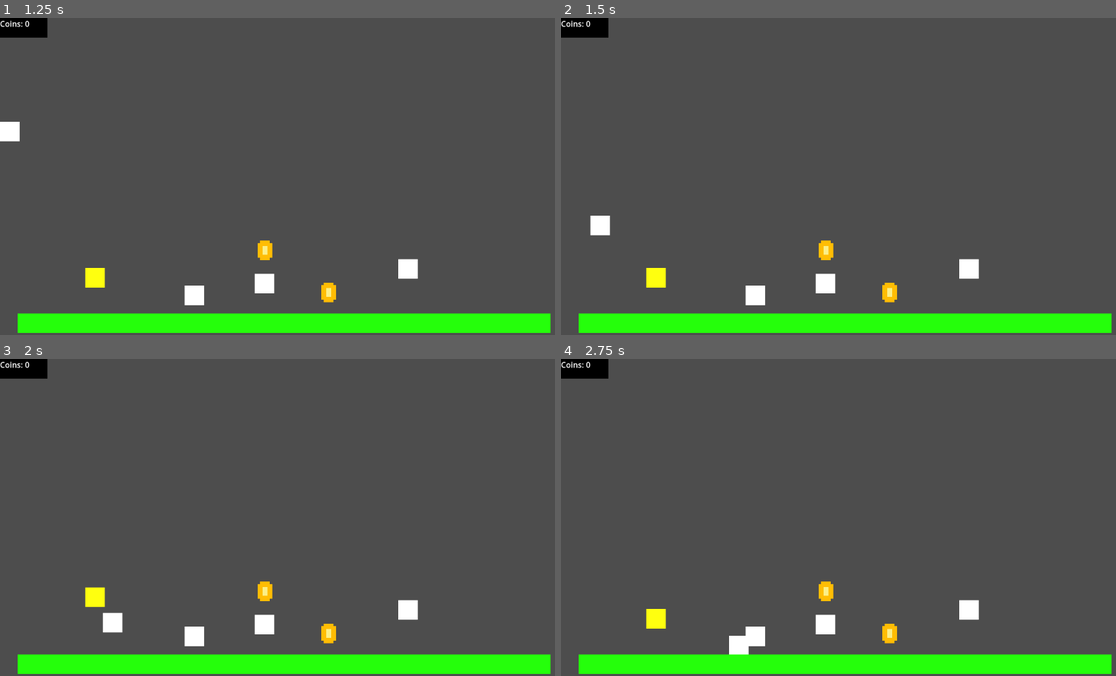
Above: before the commit, frames 1-4 (two rows, left to right).
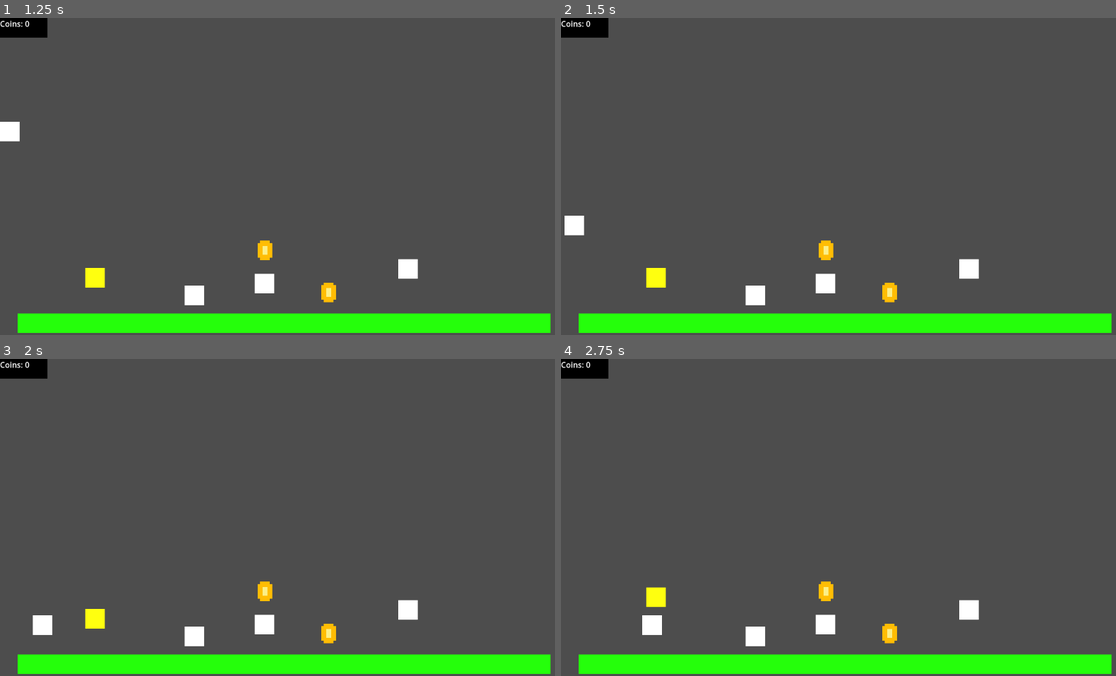
Above: after the commit, the same moments.

Repository: nech14/godoMario
Game: Godot game, scene res://scenes/menu/main_menu.tscn
The game is run twice, just before and just after one commit, with the same random seed, the same clock (stepped at 60 frames per second) and the same inputs.
Inputs:
- Up to frame 1 (1.25 s): click "Play" at 0.5 s
- Up to frame 2 (1.5 s): tap Enter (ui_accept) at 1.25 s; hold Right (ui_right) from 1.28 s (still down); hold Shift (ui_sprint, bound only after the commit) from 1.28 s (still down)
- Up to frame 3 (2 s): keep holding Right (ui_right); keep holding Shift (ui_sprint, bound only after the commit); tap Enter (ui_accept) at 1.52, 1.55, 1.82 s
- Up to frame 4 (2.75 s): keep holding Right (ui_right); release Shift (ui_sprint, bound only after the commit) at 2.03 s; tap Enter (ui_accept) at 2.1, 2.27, 2.57 s; tap Shift (ui_sprint, bound only after the commit) at 2.3 s

Frame 1 is identical in both runs. In frame 2, 0.5% of the frame differs, in the area x 0-9%, y 62-69%; in frame 3, 0.9%, in the area x 5-23%, y 71-88%; in frame 4, 0.8%.

Commit message:
Added the ability to run and change the walking formula

Diff:
--- a/objects/character/character_parameters.gd
+++ b/objects/character/character_parameters.gd
@@ -12,7 +12,7 @@
 
 @export var stop_decel: float = 225.0
 
-@export var p_meter_starting_dpeed = 131.25
+@export var p_meter_starting_speed = 131.25
 
 @export var max_p_meter = 1.867
 
--- a/objects/character/player.gd
+++ b/objects/character/player.gd
@@ -3,33 +3,50 @@
 var character_parametrs: Character_parametrs
 
 const SPEED = 300.0
+const MAX_SPEED = 1000.0
 const JUMP_VELOCITY = -600
 
 var can_move = true
 var spin_jumping = true
+var p_meter: float = 0.0  # Текущий уровень P-метра
+var is_running = false    # Переменная для состояния бега
+
 
 func _physics_process(delta: float) -> void:
-	# Add the gravity.
+
 	if not is_on_floor():
 		velocity += get_gravity() * delta
 
-
 	# Handle jump.
 	if Input.is_action_just_pressed("ui_accept") and is_on_floor():
-		#velocity.y = JUMP_VELOCITY
-		velocity.y = self._jump_speed()
+		velocity.y = _jump_speed()
 
-	# Get the input direction and handle the movement/deceleration.
-	# As good practice, you should replace UI actions with custom gameplay actions.
 	if can_move:
 		var direction := Input.get_axis("ui_left", "ui_right")
-		if direction:
-			velocity.x = direction * SPEED
+
+		if direction != 0:
+			if Input.is_action_pressed("ui_sprint"):
+				# Увеличиваем P-метр по мере удержания кнопки бега
+				p_meter = min(p_meter + delta, character_parametrs.max_p_meter)
+				is_running = p_meter >= character_parametrs.max_p_meter
+			else:
+				# Если кнопка бега не удерживается, P-метр уменьшается
+				p_meter = max(p_meter - delta, 0)
+				is_running = false
+
+			# Определяем ускорение и максимальную скорость в зависимости от состояния бега
+			var accel = character_parametrs.run_accel if is_running else character_parametrs.walk_accel
+			var max_speed = character_parametrs.max_sprint_speed if is_running else character_parametrs.p_meter_starting_speed
+			velocity.x = move_toward(velocity.x, direction * max_speed, accel * delta)
 		else:
-			velocity.x = move_toward(velocity.x, 0, SPEED)
+			# Замедляем игрока при отпускании направления
+			var decel = character_parametrs.run_decel if is_running else character_parametrs.walk_decel
+			velocity.x = move_toward(velocity.x, 0, decel * delta)
+			p_meter = max(p_meter - delta, 0)
+
 	else:
-		# Если игрок не может двигаться, обнуляем его скорость
 		velocity.x = 0
+		p_meter = 0
 
 
 	move_and_slide()
@@ -50,11 +67,9 @@
 	return -(base_speed + speed_incr * int(abs(velocity.x) / 30))
 
 
-
-# Добавьте этот метод для отключения движения
 func stop_movement():
 	can_move = false
 
-# Добавьте этот метод для включения движения
+
 func resume_movement():
 	can_move = true
--- a/project.godot
+++ b/project.godot
@@ -18,3 +18,11 @@
 [autoload]
 
 GameState="*res://objects/character_interface/game_state.gd"
+
+[input]
+
+ui_sprint={
+"deadzone": 0.5,
+"events": [Object(InputEventKey,"resource_local_to_scene":false,"resource_name":"","device":0,"window_id":0,"alt_pressed":false,"shift_pressed":false,"ctrl_pressed":false,"meta_pressed":false,"pressed":false,"keycode":0,"physical_keycode":4194325,"key_label":0,"unicode":0,"location":0,"echo":false,"script":null)
+]
+}
--- a/scenes/lvls/lvl_1.tscn
+++ b/scenes/lvls/lvl_1.tscn
@@ -31,6 +31,7 @@
 
 [node name="TurnBlock" parent="." instance=ExtResource("3_wkh30")]
 position = Vector2(813, 493)
+wait_time = 0.2
 
 [node name="BaseBlock" parent="." instance=ExtResource("3_6skpg")]
 position = Vector2(520, 523)
